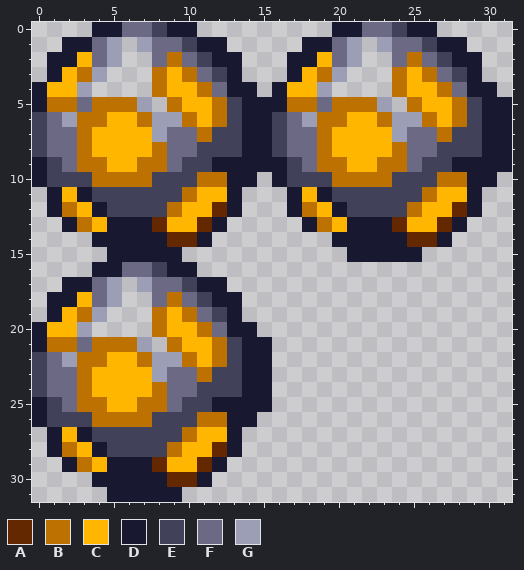
One commit to this pixel-art sprite: icons/src/assets/images/objectives/collect-75-items.png. Above is the file before it was changed.
The file is 32x32 pixels.
Palette (. is transparent): A #632800  B #bd7100  C #ffb600  D #181831  E #42415a  F #6b6984  G #9c9eb5
Pixels before, first column x 0:
 0 ....DDFFEDD.........DDFFEDD.....
 1 ..DDFG.GFFEDD.....DDFG.GFFEDD...
 2 .DDCFG..FBFEDD...DDCFG..FBFEDD..
 3 .DCBG...BCBFED...DCBG...BCBFED..
 4 DCCG....BCCBFDD.DCCG....BCCBFDD.
 5 DBBFBBBG.BCCBEDDDBBFBBBG.BCCBEDD
 6 EFGBBCCBGGBCBEDDEFGBBCCBGGBCBEDD
 7 EFFBCCCCGFFBEEDDEFFBCCCCGFFBEEDD
 8 EFFBCCCCBFFEEEDDEFFBCCCCBFFEEEDD
 9 DEFBBCCBBFEEDDDDDEFBBCCBBFEEDDDD
10 DEEEBBBBEEEBBDD.DEEEBBBBEEEBBDD.
11 .DCDEEEEEEBCCD...DCDEEEEEEBCCD..
12 .DBCDEEEEBCCAD...DBCDEEEEBCCAD..
13 ..DBCDDDACCAD.....DBCDDDACCAD...
14 ....DDDDDAAD........DDDDDAAD....
15 .....DDDDD...........DDDDD......
16 ....DDFFEDD.....................
17 ..DDFG.GFFEDD...................
18 .DDCFG..FBFEDD..................
19 .DCBG...BCBFED..................
20 DCCG....BCCBFDD.................
21 DBBFBBBG.BCCBEDD................
22 EFGBBCCBGGBCBEDD................
23 EFFBCCCCGFFBEEDD................
24 EFFBCCCCBFFEEEDD................
25 DEFBBCCBBFEEDDDD................
26 DEEEBBBBEEEBBDD.................
27 .DCDEEEEEEBCCD..................
28 .DBCDEEEEBCCAD..................
29 ..DBCDDDACCAD...................
30 ....DDDDDAAD....................
31 .....DDDDD......................
Once edited:
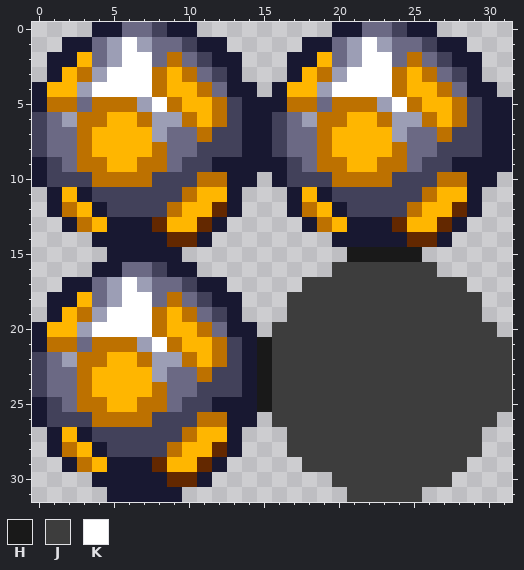
Colours new in this view: H #191919  J #3d3d3d  K #ffffff
What changed:
Changed rows in their new state; - is an unchanged pixel.
first column x 4:
 1 --K---------------K--
 2 --KK--------------KK-
 3 -KKK-------------KKK-
 4 KKKK------------KKKK-
 5 ----K---------------K
first column x 4:
15 -----------------HHHHH------
16 ----------------JJJJJJJ-----
17 --K-----------JJJJJJJJJJJ---
18 --KK---------JJJJJJJJJJJJJ--
19 -KKK---------JJJJJJJJJJJJJ--
20 KKKK--------JJJJJJJJJJJJJJJ-
21 ----K------HJJJJJJJJJJJJJJJJ
22 -----------HJJJJJJJJJJJJJJJJ
23 -----------HJJJJJJJJJJJJJJJJ
24 -----------HJJJJJJJJJJJJJJJJ
25 -----------HJJJJJJJJJJJJJJJJ
26 ------------JJJJJJJJJJJJJJJ-
27 -------------JJJJJJJJJJJJJ--
28 -------------JJJJJJJJJJJJJ--
29 --------------JJJJJJJJJJJ---
30 ----------------JJJJJJJJ----
31 -----------------JJJJJ------
